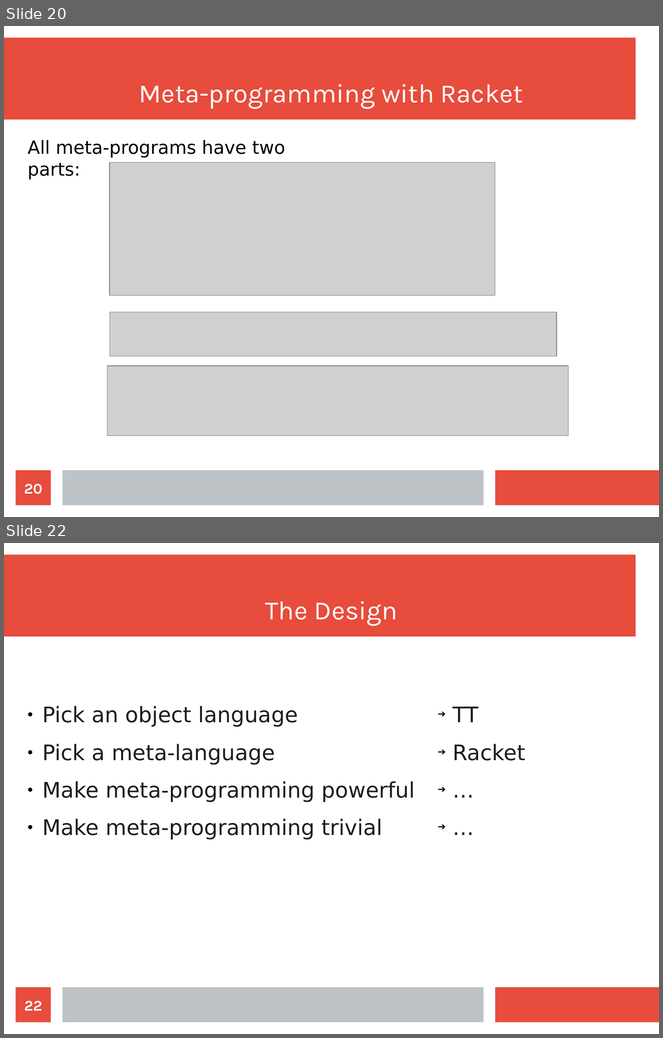
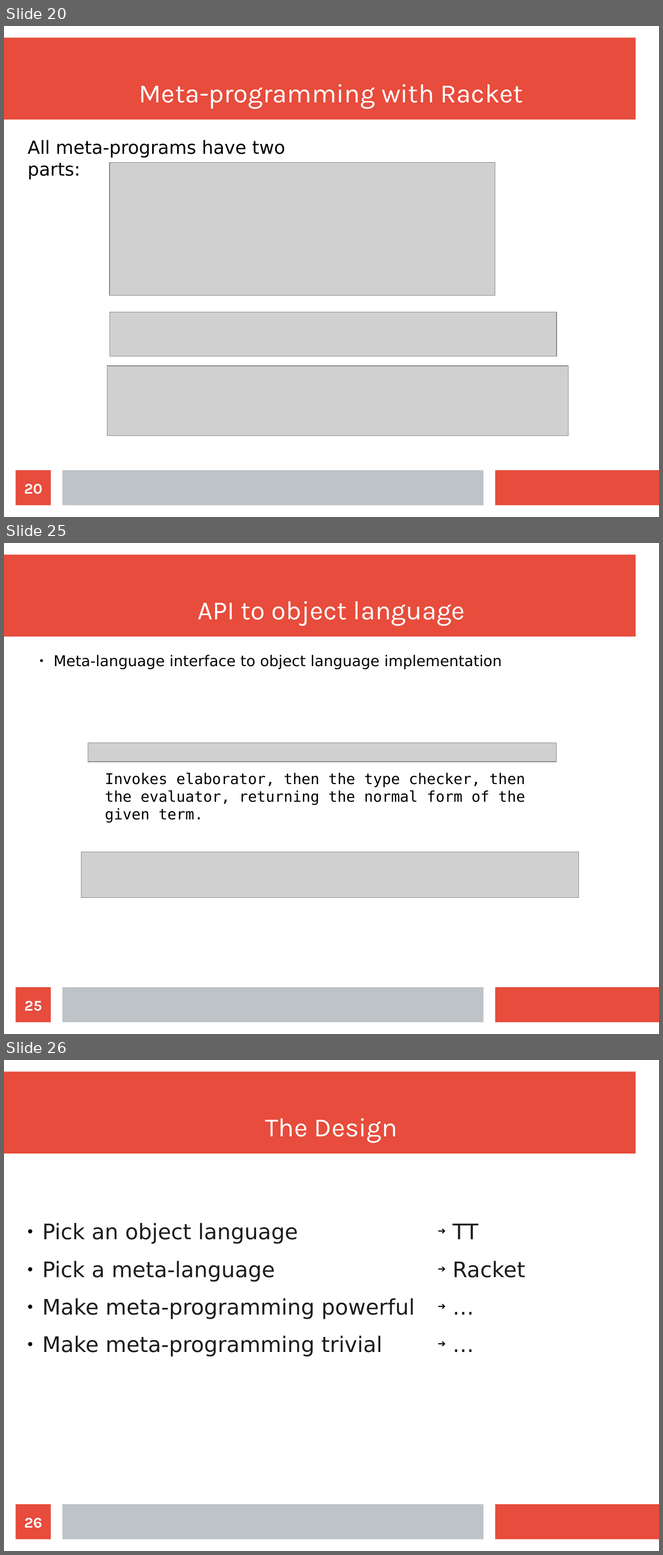
Before and after one commit to wilbowma/cur, a slide deck: hope-2016/slides.odp. Shown one above the other, each under a label of ours: slides 20 and 22 before the commit, slides 20, 25 and 26 after it; the slides between them are not shown. The pictures are 663x1038 and 663x1555 pixels, drawn with LibreOffice and Linux fonts; fonts in the diff are those of the drawing; grey boxes stand for pictures. Boxes give left, top, right and bottom in pixels: in the first picture for what was removed or moved away, otherwise in the second. Text is boxed around its words. In the diff, an @@ line names an element or a change of style, - is before the commit and + after.

```diff
--- a/hope-2016/slides.odp
+++ b/hope-2016/slides.odp
@@ slide 25 added at bbox=[4, 543, 659, 1034], background #FFFFFF; not listed: 3 template elements that a slide beside it also shows @@
@@ title added at bbox=[197, 601, 465, 626], 32 pt, text #FFFFFF @@
+API to object language
@@ text added at bbox=[53, 655, 502, 669], 18 pt, text #000000 @@
+● Meta-language interface to object language implementation
@@ picture added at bbox=[88, 743, 557, 762] @@
@@ text added at bbox=[105, 773, 526, 823], 18 pt, text #000000 @@
+Invokes elaborator, then the type checker, then the evaluator, returning the normal form of the given term.
@@ picture added at bbox=[81, 852, 579, 898] @@
@@ page number added at bbox=[16, 988, 51, 1023], fill #E74C3C, 18 pt, text #FFFFFF, bold @@
+25
@@ what was slide 22 is now slide 26 @@
@@ page number at bbox=[24, 1518, 42, 1529]: text changed @@
-22
+26
```
Also in this commit, not shown: 6 slides changed, 3 other slides added, 1 other file.
